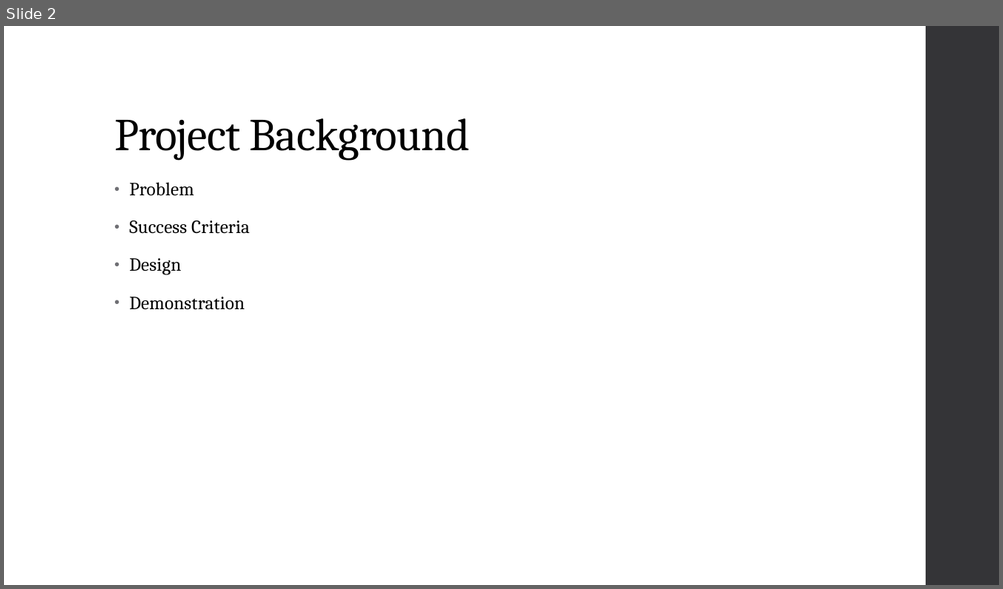
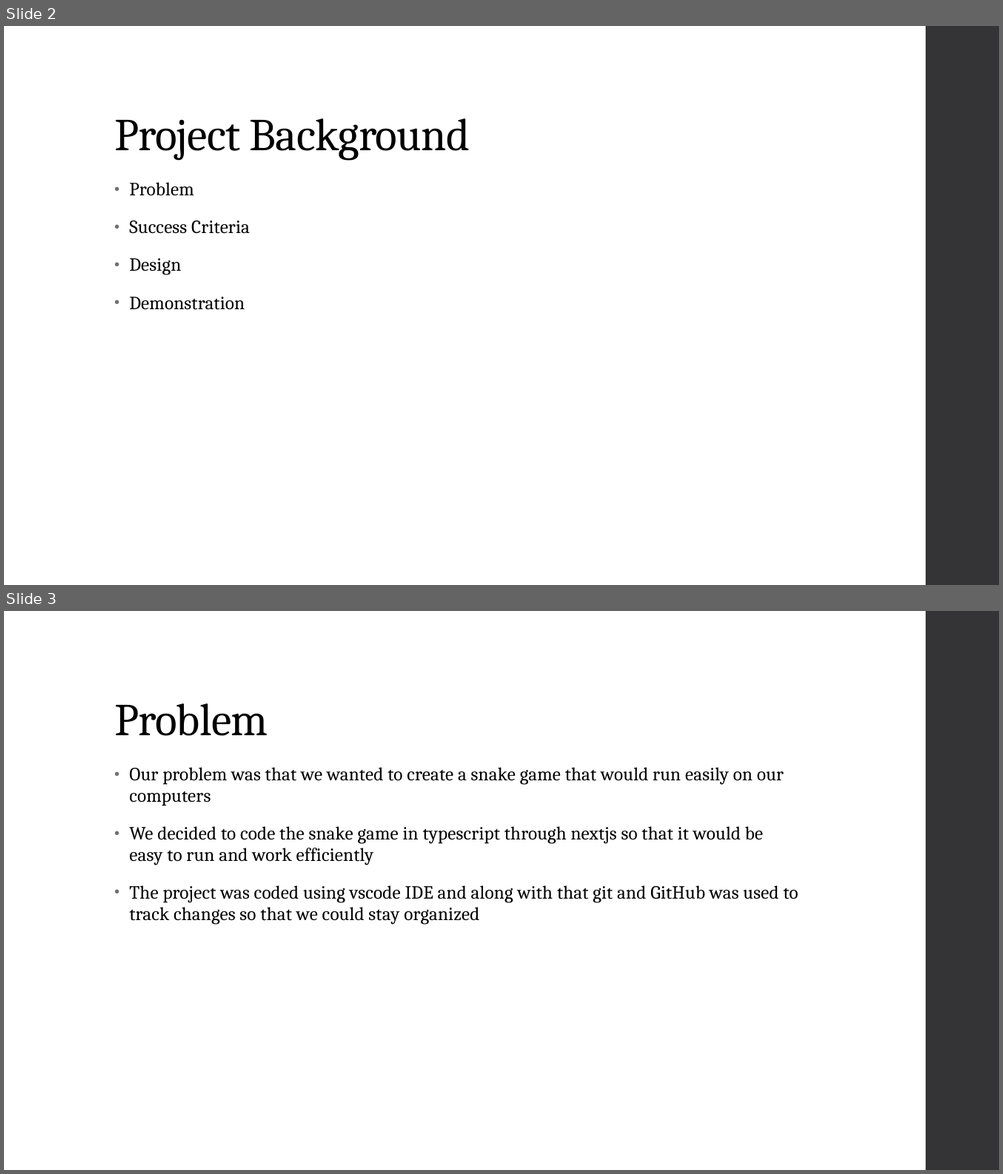
Before and after one commit to ZacharyYW/yearendproject25, a slide deck: Documentation/Year-End-Project-Presentation.pptx. Shown one above the other, each under a label of ours: slide 2 before the commit, slides 2 and 3 after it. The pictures are 1003x589 and 1003x1174 pixels, drawn with LibreOffice and Linux fonts; fonts in the diff are those of the drawing. Boxes give left, top, right and bottom in pixels: in the first picture for what was removed or moved away, otherwise in the second. Text is boxed around its words. In the diff, an @@ line names an element or a change of style, - is before the commit and + after.

```diff
--- a/Documentation/Year-End-Project-Presentation.pptx
+++ b/Documentation/Year-End-Project-Presentation.pptx
@@ slide 3 added at bbox=[4, 611, 999, 1170], background #FFFFFF; not listed: 1 template element that a slide beside it also shows @@
@@ title added at bbox=[114, 703, 268, 736], 44 pt, text #000000 @@
+Problem
@@ text added at bbox=[129, 767, 798, 925], 18 pt, text #000000 @@
+• Our problem was that we wanted to create a snake game that would run easily on our computers
+• We decided to code the snake game in typescript through nextjs so that it would be easy to run and work efficiently
+• The project was coded using vscode IDE and along with that git and GitHub was used to track changes so that we could stay organized
```
Also in this commit, not shown: 1 slide changed, 3 other slides added.
